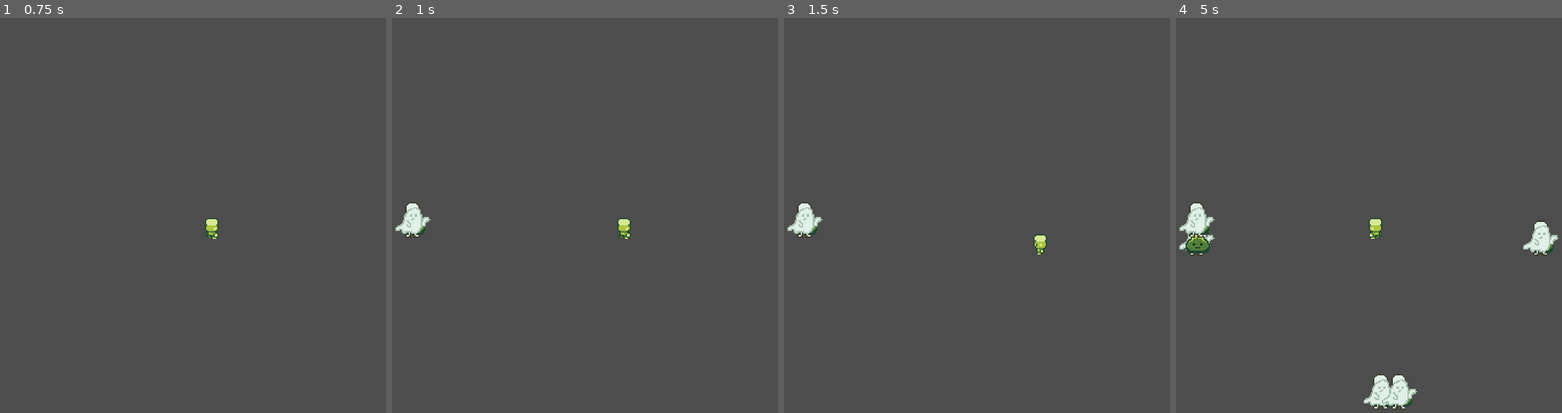
Above: before the commit, frames 1-4 (left to right).
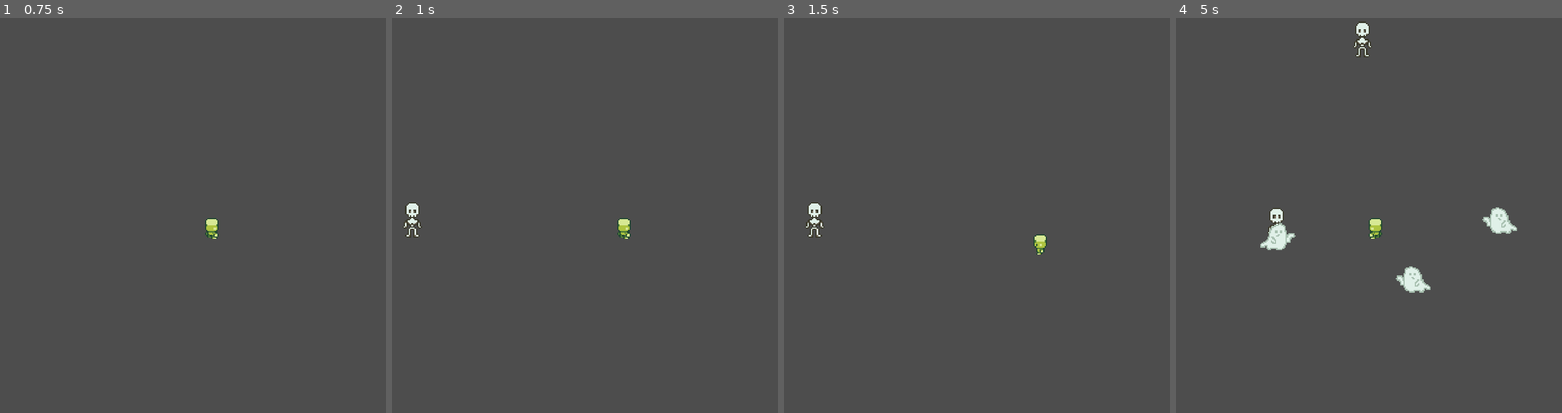
Above: after the commit, the same moments.

Repository: ZitronCrazy/circles-of-bullets
Game: Godot game, scene res://scenes/main.tscn
Same seed, same stepped clock (60 frames per second), same inputs: the game is played once before the commit and once after it.
Inputs (mouse positions are in pixels of both pictures, inside the frame that each line leads up to):
- Up to frame 1 (0.75 s): tap Enter at 0.5 s; move the mouse to (285, 187) at 0.52 s; hold D (right) from 0.53 s (still down)
- Up to frame 2 (1 s): keep holding D (right)
- Up to frame 3 (1.5 s): move the mouse to (895, 231) at 1.27 s; release D (right) at 1.28 s; hold S (down) from 1.28 s (still down)
- Up to frame 4 (5 s): move the mouse to (1411, 108) at 2.02 s; release S (down) at 2.03 s; hold D (right) 2.03-2.78 s; move the mouse to (1349, 298) at 2.77 s; hold W (up) 2.78-3.53 s; move the mouse to (1492, 274) at 3.52 s; hold A (left) from 3.53 s (still down); move the mouse to (1245, 140) at 4.27 s

Frame 1 is identical in both runs. In frame 2, 0.3% of the frame differs, in the area x 0-11%, y 47-55%; in frame 3, 0.6%; in frame 4, 3.5%, in the area x 0-100%, y 0-100%.

Commit message:
Enemy AI

Diff:
--- a/scenes/enemy_spawner.gd
+++ b/scenes/enemy_spawner.gd
@@ -3,14 +3,22 @@
 ##
 ## Tutorial(Top Down Survival Shooter In Godot | Part 3 - Enemy Spawner): https://youtu.be/84_Rv79d4yw
 ## Accessed on: 21.09.2026
+## Tutorial(Top Down Survival Shooter In Godot | Part 4 - Enemy AI): https://youtu.be/7Jc5fKNTb_A
+## Accessed on: 22.09.2026
+## Godot Doc: https://docs.godotengine.org/en/4.5/getting_started/first_3d_game/05.spawning_mobs.html
+## Accessed on: 22.09.2026
 
 #path to main node
 @onready var main = get_node("/root/Main")
 
-#enemies
+signal hit_p
+
+# enemies
 var slime_scene := preload("res://scenes/slime.tscn")
 var skeleton_scene := preload("res://scenes/skeleton.tscn")
 var ghost_scene := preload("res://scenes/ghost.tscn")
+# enemies put in one array
+var enemy_scenes := [slime_scene, skeleton_scene, ghost_scene]
 
 var spawn_points := []
 
@@ -21,17 +29,19 @@
 			spawn_points.append(i)
 
 func _on_timer_timeout() -> void:
-	#pick random spawn point
-	var spawn = spawn_points[randi() % spawn_points.size()]
+	# check how many enemies have already been created
+	var enemies = get_tree().get_nodes_in_group("enemies")
+	if enemies.size() < get_parent().max_enemies:
+		# pick random spawn point
+		var spawn = spawn_points[randi() % spawn_points.size()]
+		# pick random enemy
+		var selected_scene = enemy_scenes[randi() % enemy_scenes.size()]
+		var enemy = selected_scene.instantiate()
+		# spawn enemy
+		enemy.position = spawn.position
+		enemy.hit_player.connect(hit)
+		main.add_child(enemy)
+		enemy.add_to_group("enemies")
 
-	var slime = slime_scene.instantiate()
-	slime.position = spawn.position
-	main.add_child(slime)
-
-	var skeleton = skeleton_scene.instantiate()
-	skeleton.position = spawn.position
-	main.add_child(skeleton)
-
-	var ghost = ghost_scene.instantiate()
-	ghost.position = spawn.position
-	main.add_child(ghost)
+func hit():
+	hit_p.emit()
--- /dev/null
+++ b/scenes/ghost.gd
@@ -0,0 +1,48 @@
+extends CharacterBody2D
+## Enemy Movement and AI Logic
+##
+## ## Tutorial(Top Down Survival Shooter In Godot | Part 4 - Enemy AI): https://youtu.be/7Jc5fKNTb_A
+## Accessed on: 22.09.2026
+## Godot Doc: https://docs.godotengine.org/en/4.5/getting_started/first_3d_game/05.spawning_mobs.html
+## Accessed on: 22.09.2026
+
+@onready var player = get_node("/root/Main/Player")
+
+signal hit_player
+
+var entered : bool
+var speed : int = 100
+var direction : Vector2
+
+func _ready():
+	var screen_rect = get_viewport_rect()
+	entered = false
+	# pick a direction for the entrance
+	var dist = screen_rect.get_center() - position
+	# check if need to move horizontally or vertically
+	if abs(dist.x) > abs(dist.y):
+		# move horizontally
+		direction.x = dist.x
+		direction.y = 0
+	else:
+		# move vertically
+		direction.x = 0
+		direction.y = dist.y
+
+func _physics_process(_delta):
+	if entered:
+		direction = (player.position - position)
+	direction = direction.normalized()
+	velocity = direction * speed
+	move_and_slide()
+
+	if velocity.x != 0:
+		$AnimatedSprite2D.flip_h = velocity.x < 0
+
+
+func _on_entrance_timer_timeout() -> void:
+	entered = true
+
+
+func _on_area_2d_body_entered(_body):
+	hit_player.emit()
--- a/scenes/ghost.tscn
+++ b/scenes/ghost.tscn
@@ -1,5 +1,6 @@
 [gd_scene format=3 uid="uid://c2ufrw1hek8kp"]
 
+[ext_resource type="Script" uid="uid://5f0r6qcsvb6l" path="res://scenes/ghost.gd" id="1_bbnym"]
 [ext_resource type="Texture2D" uid="uid://deuvoor8l8no0" path="res://assets/enemies/ghost/ghost_death0.png" id="1_l5lq6"]
 [ext_resource type="Texture2D" uid="uid://b7mle1act1sga" path="res://assets/enemies/ghost/ghost0.png" id="2_bbnym"]
 
@@ -25,8 +26,13 @@
 [sub_resource type="RectangleShape2D" id="RectangleShape2D_4djk1"]
 size = Vector2(20, 22)
 
+[sub_resource type="RectangleShape2D" id="RectangleShape2D_ivqcw"]
+size = Vector2(20, 22)
+
 [node name="ghost" type="CharacterBody2D" unique_id=1164443351]
 scale = Vector2(3, 3)
+collision_layer = 4
+script = ExtResource("1_bbnym")
 
 [node name="AnimatedSprite2D" type="AnimatedSprite2D" parent="." unique_id=1168197307]
 sprite_frames = SubResource("SpriteFrames_sg4lu")
@@ -35,3 +41,18 @@
 [node name="CollisionShape2D" type="CollisionShape2D" parent="." unique_id=1634280511]
 position = Vector2(1, 1)
 shape = SubResource("RectangleShape2D_4djk1")
+
+[node name="EntranceTimer" type="Timer" parent="." unique_id=1334749292]
+wait_time = 1.25
+autostart = true
+
+[node name="Area2D" type="Area2D" parent="." unique_id=2045011135]
+collision_layer = 4
+collision_mask = 2
+
+[node name="CollisionShape2D" type="CollisionShape2D" parent="Area2D" unique_id=1295555715]
+position = Vector2(1, 1)
+shape = SubResource("RectangleShape2D_ivqcw")
+
+[connection signal="timeout" from="EntranceTimer" to="." method="_on_entrance_timer_timeout"]
+[connection signal="body_entered" from="Area2D" to="." method="_on_area_2d_body_entered"]
--- /dev/null
+++ b/scenes/main.gd
@@ -0,0 +1,19 @@
+extends Node
+## enemy hitting player
+## Tutorial(Top Down Survival Shooter In Godot | Part 4 - Enemy AI): https://youtu.be/7Jc5fKNTb_A
+## Accessed on: 22.09.2026
+
+var max_enemies : int
+
+# Called when the node enters the scene tree for the first time.
+func _ready() -> void:
+	max_enemies = 10
+
+
+# Called every frame. 'delta' is the elapsed time since the previous frame.
+func _process(_delta):
+	pass
+
+
+func _on_enemy_spawner_hit_p() -> void:
+	print("hit player")
--- a/scenes/main.tscn
+++ b/scenes/main.tscn
@@ -1,9 +1,11 @@
 [gd_scene format=3 uid="uid://bgann088sdcq1"]
 
 [ext_resource type="PackedScene" uid="uid://c422dy2syhgxs" path="res://scenes/player.tscn" id="1_o5qli"]
+[ext_resource type="Script" uid="uid://dy1uq6y1t1lph" path="res://scenes/main.gd" id="1_sugp2"]
 [ext_resource type="PackedScene" uid="uid://bsi16we083rk5" path="res://scenes/enemy_spawner.tscn" id="2_0wfyh"]
 
 [node name="Main" type="Node" unique_id=1726041106]
+script = ExtResource("1_sugp2")
 
 [node name="Player" parent="." unique_id=267700314 instance=ExtResource("1_o5qli")]
 
@@ -12,3 +14,5 @@
 [node name="Camera2D" type="Camera2D" parent="." unique_id=1106372268]
 position = Vector2(377, 370)
 zoom = Vector2(0.75, 0.75)
+
+[connection signal="hit_p" from="EnemySpawner" to="." method="_on_enemy_spawner_hit_p"]
--- a/scenes/player.tscn
+++ b/scenes/player.tscn
@@ -169,6 +169,8 @@
 size = Vector2(27, 48)
 
 [node name="Player" type="CharacterBody2D" unique_id=267700314]
+collision_layer = 2
+collision_mask = 17
 script = ExtResource("1_dqkch")
 
 [node name="AnimatedSprite2D" type="AnimatedSprite2D" parent="." unique_id=609630382]
--- /dev/null
+++ b/scenes/skeleton.gd
@@ -0,0 +1,48 @@
+extends CharacterBody2D
+## Enemy Movement and AI Logic
+##
+## ## Tutorial(Top Down Survival Shooter In Godot | Part 4 - Enemy AI): https://youtu.be/7Jc5fKNTb_A
+## Accessed on: 22.09.2026
+## Godot Doc: https://docs.godotengine.org/en/4.5/getting_started/first_3d_game/05.spawning_mobs.html
+## Accessed on: 22.09.2026
+
+@onready var player = get_node("/root/Main/Player")
+
+signal hit_player
+
+var entered : bool
+var speed : int = 50
+var direction : Vector2
+
+func _ready():
+	var screen_rect = get_viewport_rect()
+	entered = false
+	# pick a direction for the entrance
+	var dist = screen_rect.get_center() - position
+	# check if need to move horizontally or vertically
+	if abs(dist.x) > abs(dist.y):
+		# move horizontally
+		direction.x = dist.x
+		direction.y = 0
+	else:
+		# move vertically
+		direction.x = 0
+		direction.y = dist.y
+
+func _physics_process(_delta):
+	if entered:
+		direction = (player.position - position)
+	direction = direction.normalized()
+	velocity = direction * speed
+	move_and_slide()
+
+	if velocity.x != 0:
+		$AnimatedSprite2D.flip_h = velocity.x < 0
+
+
+func _on_entrance_timer_timeout() -> void:
+	entered = true
+
+
+func _on_area_2d_body_entered(_body):
+	hit_player.emit()
--- a/scenes/skeleton.tscn
+++ b/scenes/skeleton.tscn
@@ -1,5 +1,6 @@
 [gd_scene format=3 uid="uid://weouwslv4nut"]
 
+[ext_resource type="Script" uid="uid://dc16bmms6syjo" path="res://scenes/skeleton.gd" id="1_ivqcw"]
 [ext_resource type="Texture2D" uid="uid://em5h25330km" path="res://assets/enemies/skeleton/skeleton_death0.png" id="1_txkty"]
 [ext_resource type="Texture2D" uid="uid://cec8p5woxxr66" path="res://assets/enemies/skeleton/skeleton0.png" id="2_ivqcw"]
 
@@ -25,8 +26,13 @@
 [sub_resource type="RectangleShape2D" id="RectangleShape2D_4djk1"]
 size = Vector2(12, 29)
 
+[sub_resource type="RectangleShape2D" id="RectangleShape2D_n6pvg"]
+size = Vector2(12, 29)
+
 [node name="skeleton" type="CharacterBody2D" unique_id=1088614861]
 scale = Vector2(3, 3)
+collision_layer = 4
+script = ExtResource("1_ivqcw")
 
 [node name="AnimatedSprite2D" type="AnimatedSprite2D" parent="." unique_id=1782733898]
 sprite_frames = SubResource("SpriteFrames_sg4lu")
@@ -35,3 +41,18 @@
 [node name="CollisionShape2D" type="CollisionShape2D" parent="." unique_id=1901995055]
 position = Vector2(0, 0.5)
 shape = SubResource("RectangleShape2D_4djk1")
+
+[node name="EntranceTimer" type="Timer" parent="." unique_id=926338390]
+wait_time = 1.25
+autostart = true
+
+[node name="Area2D" type="Area2D" parent="." unique_id=760219198]
+collision_layer = 4
+collision_mask = 2
+
+[node name="CollisionShape2D" type="CollisionShape2D" parent="Area2D" unique_id=1920952610]
+position = Vector2(0, 0.5)
+shape = SubResource("RectangleShape2D_n6pvg")
+
+[connection signal="timeout" from="EntranceTimer" to="." method="_on_entrance_timer_timeout"]
+[connection signal="body_entered" from="Area2D" to="." method="_on_area_2d_body_entered"]
--- /dev/null
+++ b/scenes/slime.gd
@@ -0,0 +1,48 @@
+extends CharacterBody2D
+## Enemy Movement and AI Logic
+##
+## ## Tutorial(Top Down Survival Shooter In Godot | Part 4 - Enemy AI): https://youtu.be/7Jc5fKNTb_A
+## Accessed on: 22.09.2026
+## Godot Doc: https://docs.godotengine.org/en/4.5/getting_started/first_3d_game/05.spawning_mobs.html
+## Accessed on: 22.09.2026
+
+@onready var player = get_node("/root/Main/Player")
+
+signal hit_player
+
+var entered : bool
+var speed : int = 70
+var direction : Vector2
+
+func _ready():
+	var screen_rect = get_viewport_rect()
+	entered = false
+	# pick a direction for the entrance
+	var dist = screen_rect.get_center() - position
+	# check if need to move horizontally or vertically
+	if abs(dist.x) > abs(dist.y):
+		# move horizontally
+		direction.x = dist.x
+		direction.y = 0
+	else:
+		# move vertically
+		direction.x = 0
+		direction.y = dist.y
+
+func _physics_process(_delta):
+	if entered:
+		direction = (player.position - position)
+	direction = direction.normalized()
+	velocity = direction * speed
+	move_and_slide()
+
+	if velocity.x != 0:
+		$AnimatedSprite2D.flip_h = velocity.x < 0
+
+
+func _on_entrance_timer_timeout() -> void:
+	entered = true
+
+
+func _on_area_2d_body_entered(_body):
+	hit_player.emit()
--- a/scenes/slime.tscn
+++ b/scenes/slime.tscn
@@ -1,5 +1,6 @@
 [gd_scene format=3 uid="uid://dlddpvq8ajtrq"]
 
+[ext_resource type="Script" uid="uid://c7p8wj31jl607" path="res://scenes/slime.gd" id="1_n6pvg"]
 [ext_resource type="Texture2D" uid="uid://dnq24423nqvmv" path="res://assets/enemies/slime/slime_death0.png" id="1_p2gj0"]
 [ext_resource type="Texture2D" uid="uid://bfb35cv12i7gn" path="res://assets/enemies/slime/slime0.png" id="2_n6pvg"]
 
@@ -25,9 +26,13 @@
 [sub_resource type="RectangleShape2D" id="RectangleShape2D_4djk1"]
 size = Vector2(20, 17)
 
+[sub_resource type="RectangleShape2D" id="RectangleShape2D_bbnym"]
+size = Vector2(20, 17)
+
 [node name="slime" type="CharacterBody2D" unique_id=1831252331]
 scale = Vector2(3, 3)
 collision_layer = 4
+script = ExtResource("1_n6pvg")
 
 [node name="AnimatedSprite2D" type="AnimatedSprite2D" parent="." unique_id=1328629355]
 sprite_frames = SubResource("SpriteFrames_sg4lu")
@@ -36,3 +41,18 @@
 [node name="CollisionShape2D" type="CollisionShape2D" parent="." unique_id=448099660]
 position = Vector2(1, 4.5)
 shape = SubResource("RectangleShape2D_4djk1")
+
+[node name="EntranceTimer" type="Timer" parent="." unique_id=1369310891]
+wait_time = 1.25
+autostart = true
+
+[node name="Area2D" type="Area2D" parent="." unique_id=1140295893]
+collision_layer = 4
+collision_mask = 2
+
+[node name="CollisionShape2D" type="CollisionShape2D" parent="Area2D" unique_id=195617141]
+position = Vector2(1, 4.5)
+shape = SubResource("RectangleShape2D_bbnym")
+
+[connection signal="timeout" from="EntranceTimer" to="." method="_on_entrance_timer_timeout"]
+[connection signal="body_entered" from="Area2D" to="." method="_on_area_2d_body_entered"]
Not shown, added: scenes/ghost.gd.uid
Not shown, added: scenes/main.gd.uid
Not shown, added: scenes/skeleton.gd.uid
Not shown, added: scenes/slime.gd.uid
